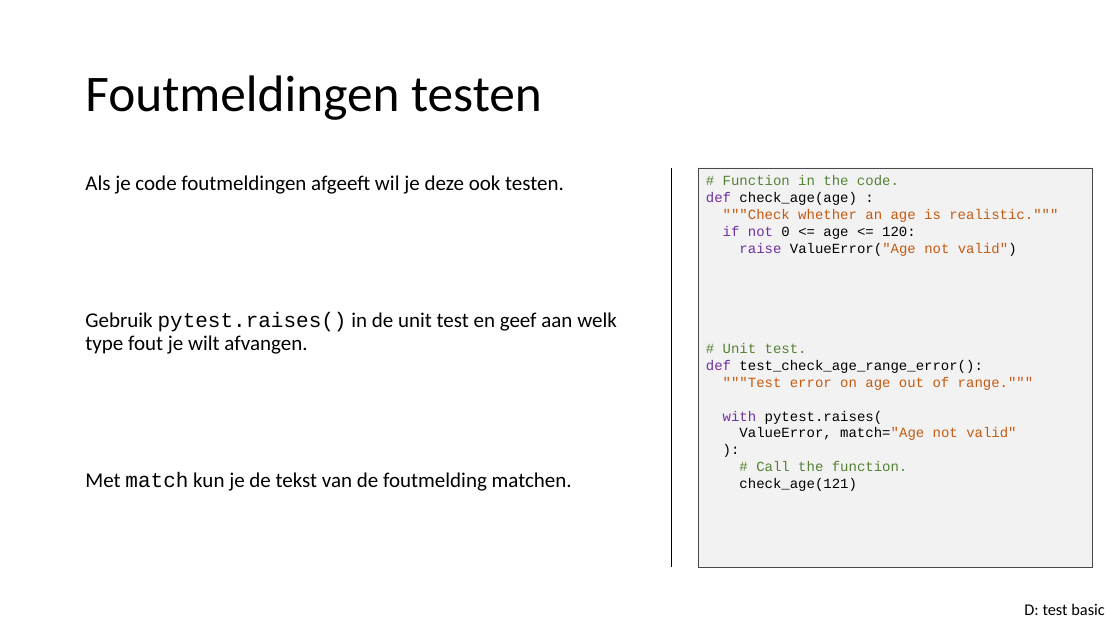
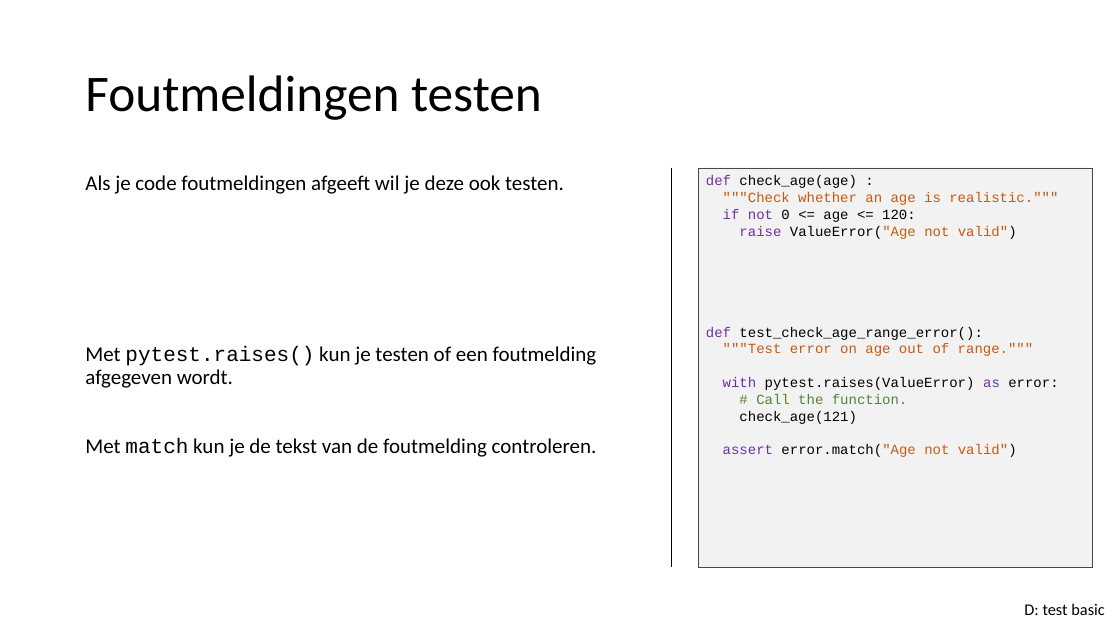
Before and after one commit to LFKoning/knowledge-sharing, a slide deck: slide 52 of python_course_4p/3_production_code/3_production_code.pptx. Drawn at 1120x630 pixels with LibreOffice and Linux fonts; fonts in the diff are those of the drawing. Boxes give left, top, right and bottom in pixels: in the first picture for what was removed or moved away, otherwise in the second. Text is boxed around its words. In the diff, an @@ line names an element or a change of style, - is before the commit and + after.

```diff
--- a/python_course_4p/3_production_code/3_production_code.pptx
+++ b/python_course_4p/3_production_code/3_production_code.pptx
@@ text at [723,175,899,185]: paragraph removed @@
-# Function in the code.
@@ text at [85,346,597,457]: text changed @@
-Gebruik pytest.raises() in de unit test en geef aan welk type fout je wilt afvangen.
-Met match kun je de tekst van de foutmelding matchen.
+Met pytest.raises() kun je testen of een foutmelding afgegeven wordt.
+Met match kun je de tekst van de foutmelding controleren.
@@ text at [723,343,807,353]: paragraph removed @@
-# Unit test.
@@ text at [723,377,1058,390]: text changed @@
-with pytest.raises(
-ValueError, match="Age not valid"
-):
+with pytest.raises(ValueError) as error:
@@ text at [723,444,1017,457]: paragraph added @@
+assert error.match("Age not valid")
```
Also in this commit, not shown: 19 other slides changed, 19 other files.
